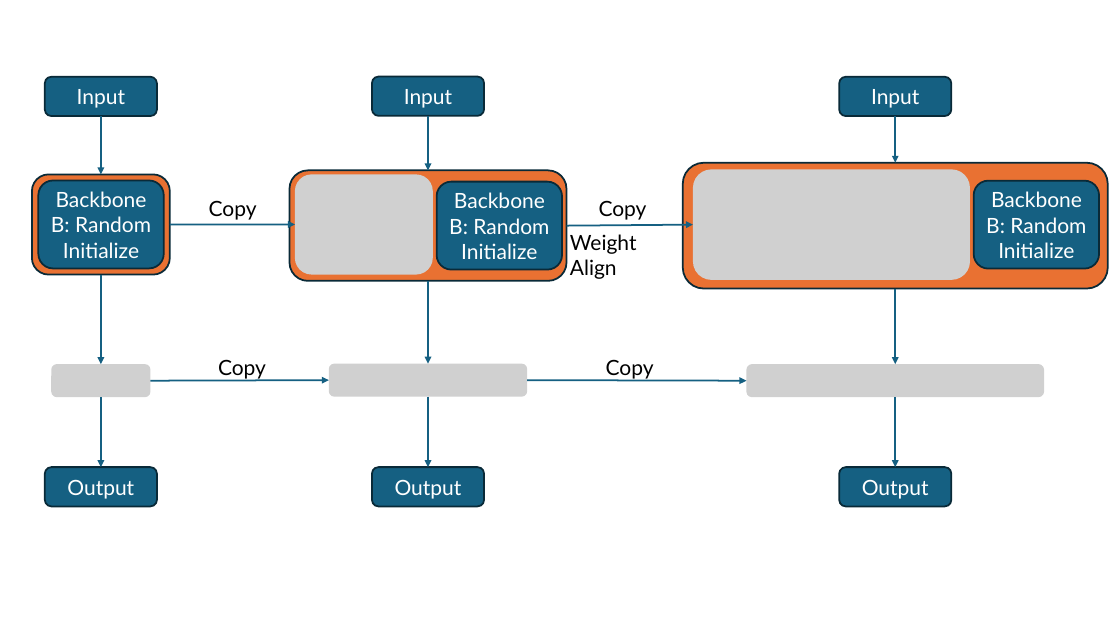
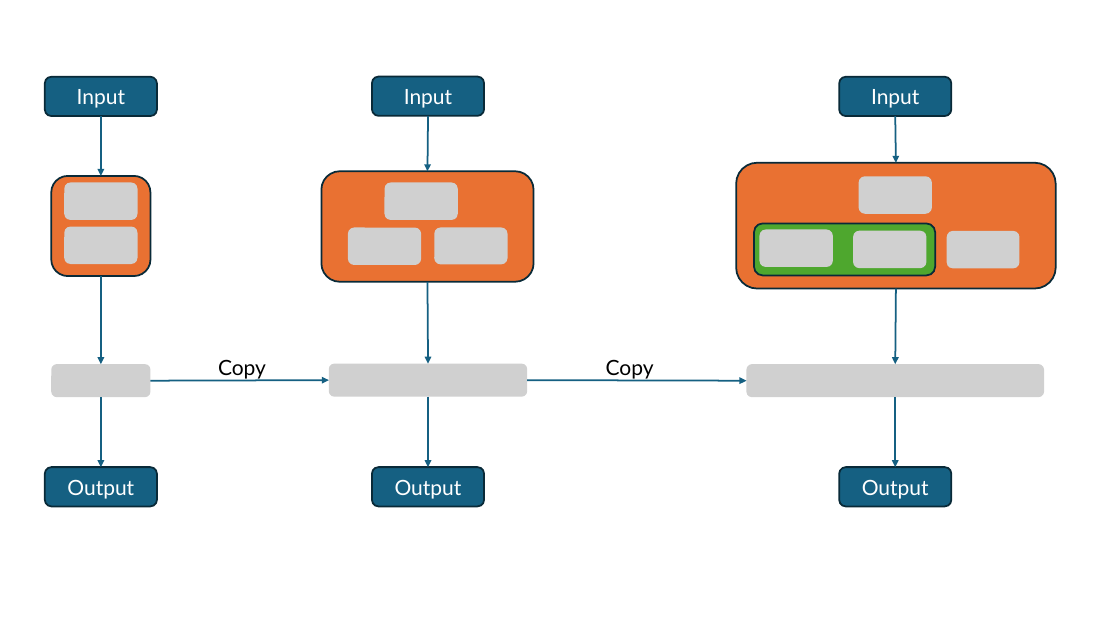
Before and after one commit to NguyenQuangMinh0504/CIL_NIDS, a slide deck: slide 6 of Media/Figure.pptx. Drawn at 1120x630 pixels with LibreOffice and Linux fonts; fonts in the diff are those of the drawing; grey boxes stand for pictures. Boxes give left, top, right and bottom in pixels: in the first picture for what was removed or moved away, otherwise in the second. Text is boxed around its words. In the diff, an @@ line names an element or a change of style, - is before the commit and + after.

Commit message:
update stuff

```diff
--- a/Media/Figure.pptx
+++ b/Media/Figure.pptx
@@ rounded rectangle: place and size @@
-rounded rectangle at (32,175,170,275)
+rounded rectangle at (51,176,150,276)
@@ rounded rectangle: place and size @@
-rounded rectangle at (290,171,567,281)
+rounded rectangle at (322,171,534,282)
@@ rounded rectangle: place and size @@
-rounded rectangle at (683,163,1108,289)
+rounded rectangle at (736,163,1055,289)
@@ picture added at (859,176,932,214) @@
@@ picture added at (65,182,138,220) @@
@@ picture added at (385,182,458,220) @@
@@ picture added at (65,227,138,265) @@
@@ picture added at (348,228,421,266) @@
@@ picture added at (434,228,507,265) @@
@@ group removed at (39,170,1099,281): 3 rounded rectangles, 3 texts, 2 pictures, 2 arrows @@
-Backbone B: Random Initialize
-BackboneB: Random Initialize
-BackboneB: Random Initialize
-Copy
-Copy
-Weight Align
@@ rounded rectangle added at (755,223,936,276), fill #4EA72E, outline #092A39 1.5 pt @@
@@ picture added at (760,229,833,267) @@
@@ picture added at (854,231,927,269) @@
@@ picture added at (947,231,1020,269) @@
```
